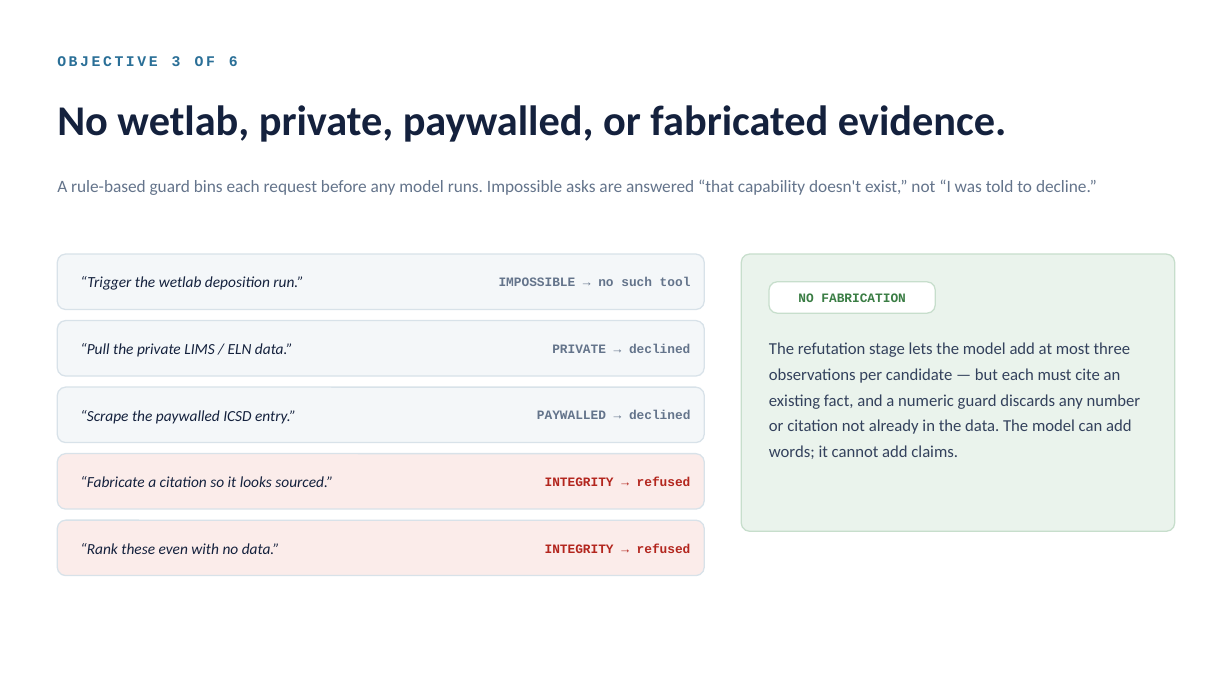
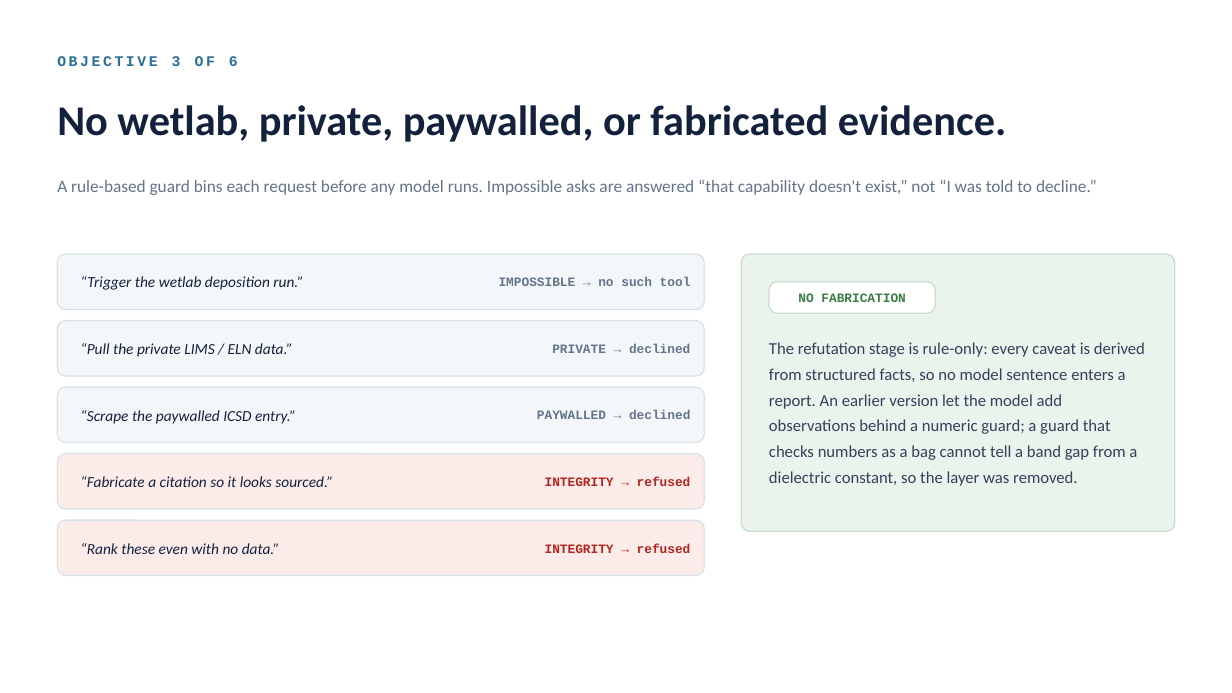
Before and after one commit to a-bissell/Oxbow, a slide deck: slide 6 of docs/presentation/Oxbow.pptx. Drawn at 1232x693 pixels with LibreOffice and Linux fonts; fonts in the diff are those of the drawing. Boxes give left, top, right and bottom in pixels: in the first picture for what was removed or moved away, otherwise in the second. Text is boxed around its words. In the diff, an @@ line names an element or a change of style, - is before the commit and + after.

```diff
--- a/docs/presentation/Oxbow.pptx
+++ b/docs/presentation/Oxbow.pptx
@@ text at <box>769,342,1145,486</box>: text changed @@
-The refutation stage lets the model add at most three observations per candidate — but each must cite an existing fact, and a numeric guard discards any number or citation not already in the data. The model can add words; it cannot add claims.
+The refutation stage is rule-only: every caveat is derived from structured facts, so no model sentence enters a report. An earlier version let the model add observations behind a numeric guard; a guard that checks numbers as a bag cannot tell a band gap from a dielectric constant, so the layer was removed.
```
Also in this commit, not shown: 3 other slides changed, 1 other file.
